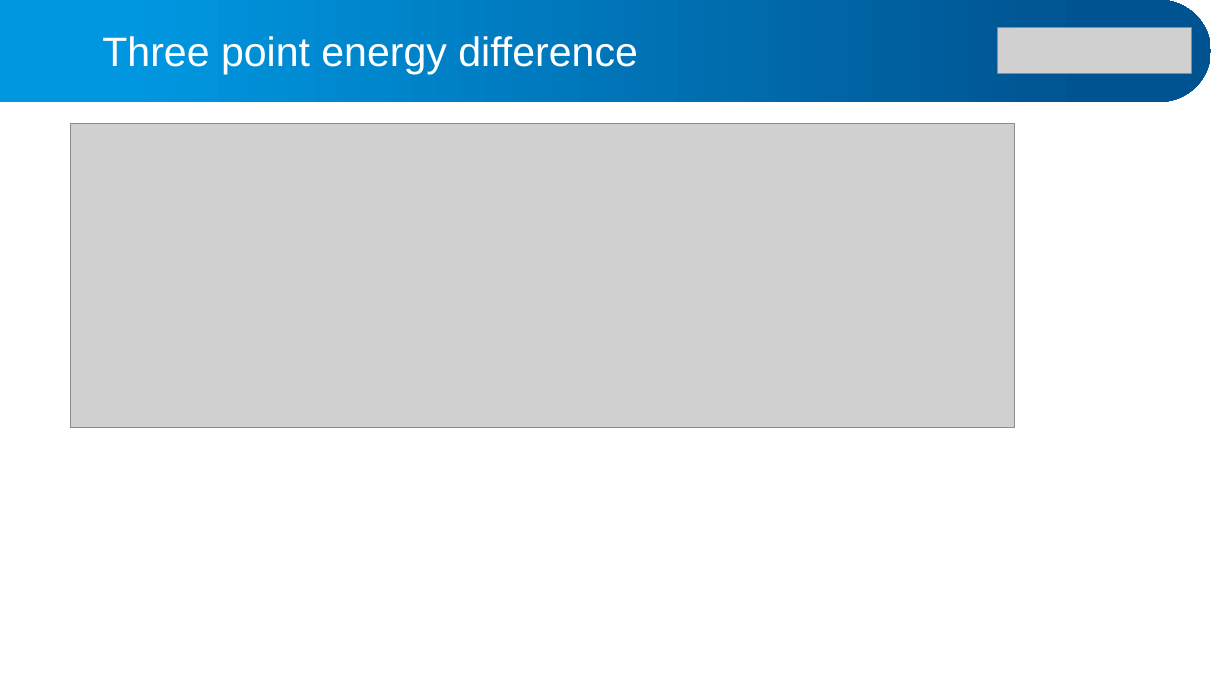
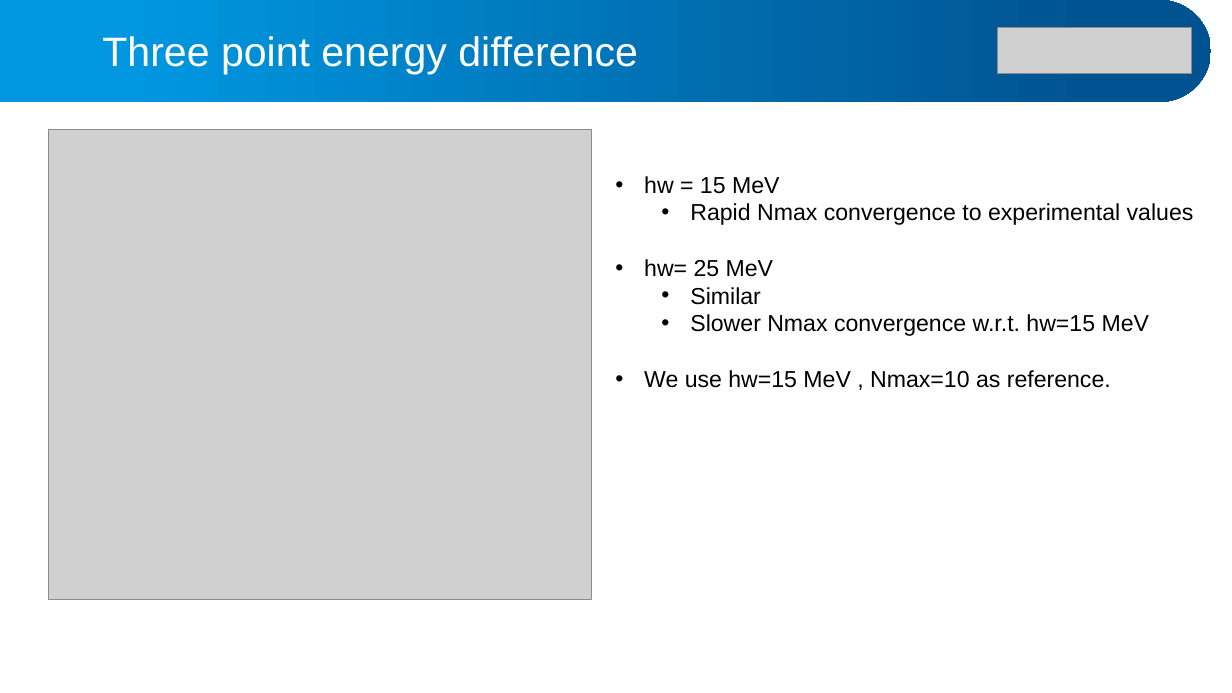
Before and after one commit to alphacentaury-github/NPSS2020, a slide deck: slide 10 of 20260915_JPS_SONG.pptx (slide 11 before the commit). Drawn at 1232x693 pixels with LibreOffice and Linux fonts; fonts in the diff are those of the drawing; grey boxes stand for pictures. Boxes give left, top, right and bottom in pixels: in the first picture for what was removed or moved away, otherwise in the second. Text is boxed around its words. In the diff, an @@ line names an element or a change of style, - is before the commit and + after.

```diff
--- a/20260915_JPS_SONG.pptx
+++ b/20260915_JPS_SONG.pptx
@@ picture added at (x1=48, y1=129, x2=592, y2=600) @@
@@ picture removed at (x1=70, y1=123, x2=1015, y2=427) @@
@@ text added at (x1=644, y1=176, x2=1194, y2=388), 18 pt, text #000000 @@
+• hw = 15 MeV
+  • Rapid Nmax convergence to experimental values
+• hw= 25 MeV
+  • Similar
+  • Slower Nmax convergence w.r.t. hw=15 MeV
+• We use hw=15 MeV , Nmax=10 as reference.
```
Also in this commit, not shown: 10 other slides changed.
